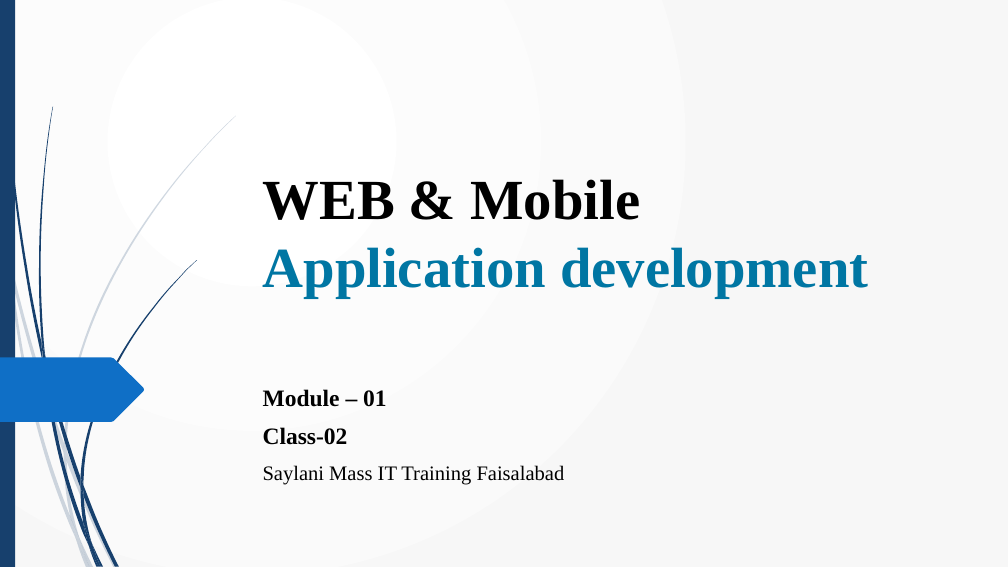
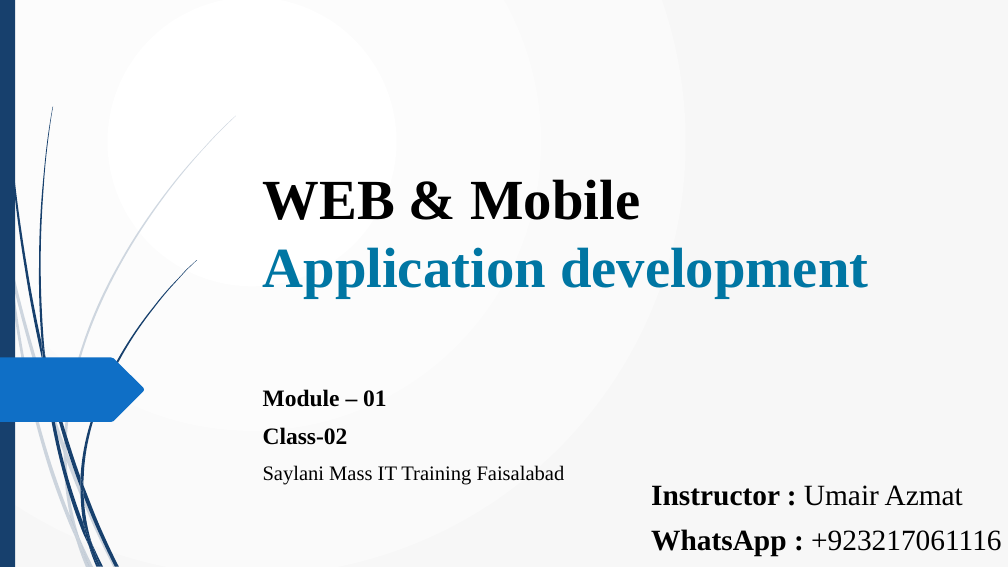
Before and after one commit to umairazmat/SMIT-WMA-6-A, a slide deck: slide 1 of Presentations/HTML Class 02.pptx. Drawn at 1008x567 pixels with LibreOffice and Linux fonts; fonts in the diff are those of the drawing. Boxes give left, top, right and bottom in pixels: in the first picture for what was removed or moved away, otherwise in the second. Text is boxed around its words. In the diff, an @@ line names an element or a change of style, - is before the commit and + after.

```diff
--- a/Presentations/HTML Class 02.pptx
+++ b/Presentations/HTML Class 02.pptx
@@ text added at (x1=651, y1=485, x2=1002, y2=557), 28 pt, text #000000 @@
+Instructor : Umair Azmat
+WhatsApp : +923217061116
```
Also in this commit, not shown: 2 other files.
